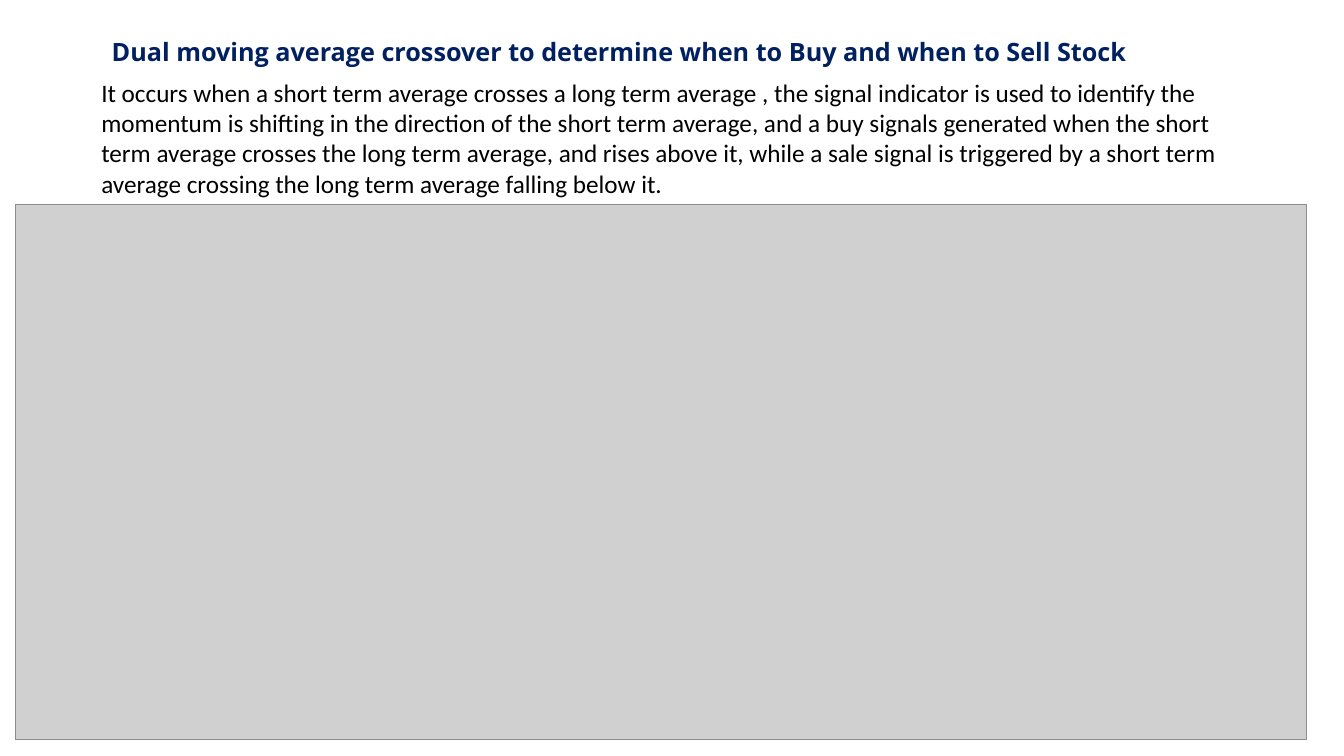
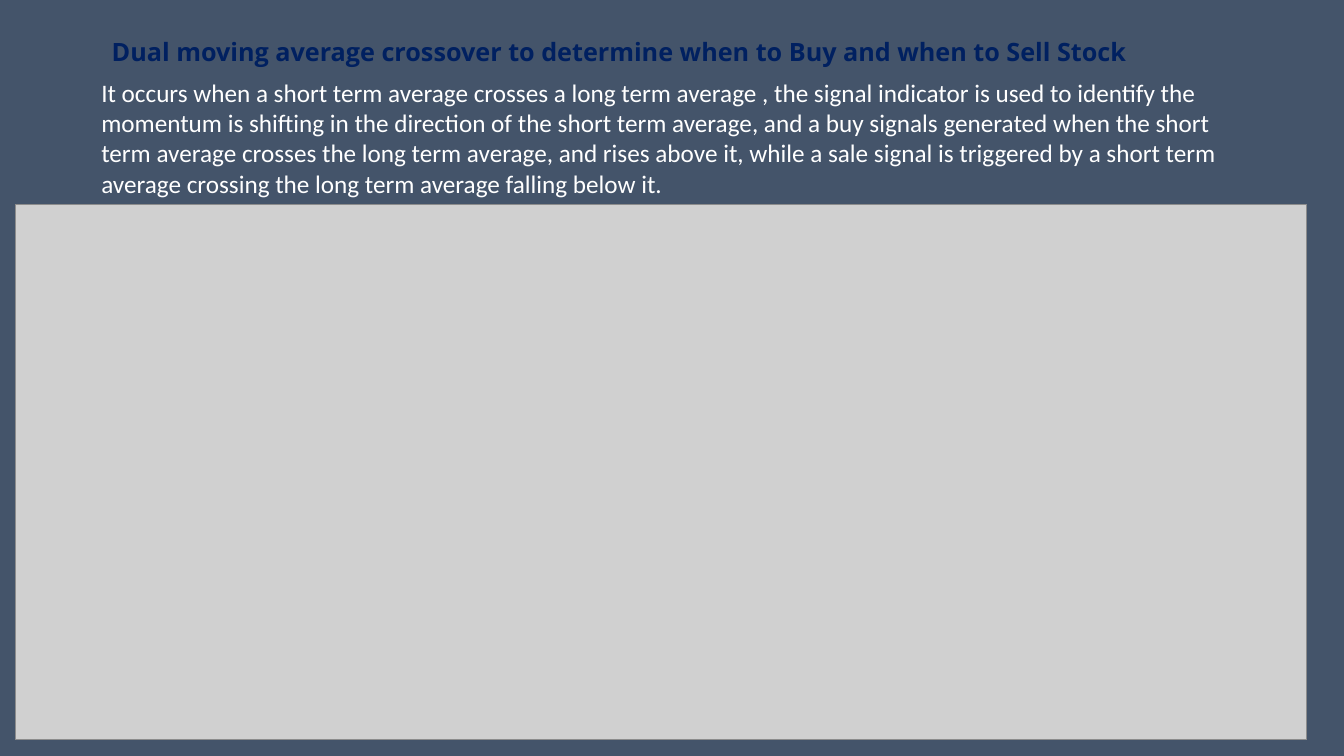
Before and after one commit to crisbusa92/BuffetVsMonkeys, a slide deck: slide 4 of DART THROWING MONKEYS.pptx. Drawn at 1344x756 pixels with LibreOffice and Linux fonts; fonts in the diff are those of the drawing; grey boxes stand for pictures. Boxes give left, top, right and bottom in pixels: in the first picture for what was removed or moved away, otherwise in the second. Text is boxed around its words. In the diff, an @@ line names an element or a change of style, - is before the commit and + after.

Commit message:
Add files via upload
I would like to elaborate on the analysis of two basic tools used by traders: Market Indicator analysis for Price vs. Volume dynamics, this referred to the sp500, and a usual analysis criteria used by traders , known as Dual moving average crossover to determine when to Buy and when to Sell Stock,

```diff
--- a/DART THROWING MONKEYS.pptx
+++ b/DART THROWING MONKEYS.pptx
@@ background #FFFFFF to #44546A @@
@@ text "It occurs when a short ..." at (101, 84, 1216, 198): text colour #000000 to #FFFFFF @@
```
Also in this commit, not shown: 4 other slides changed.
